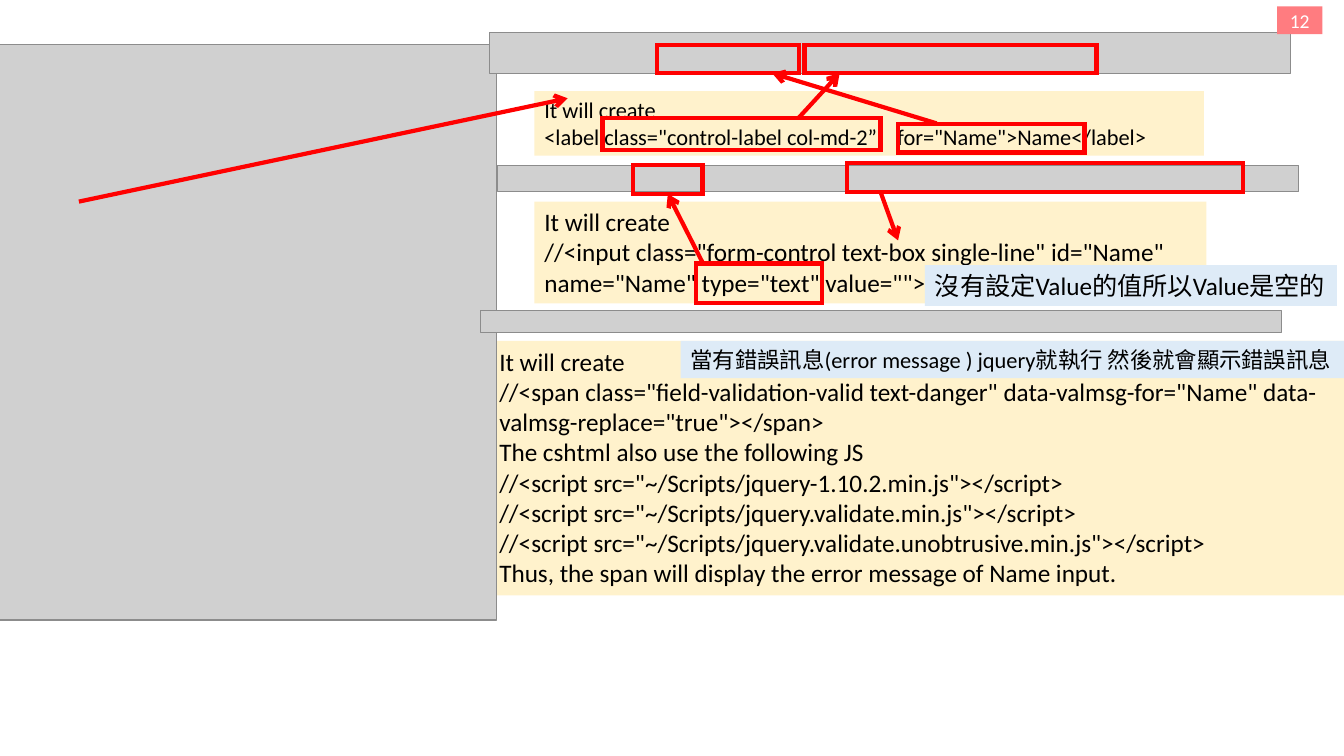
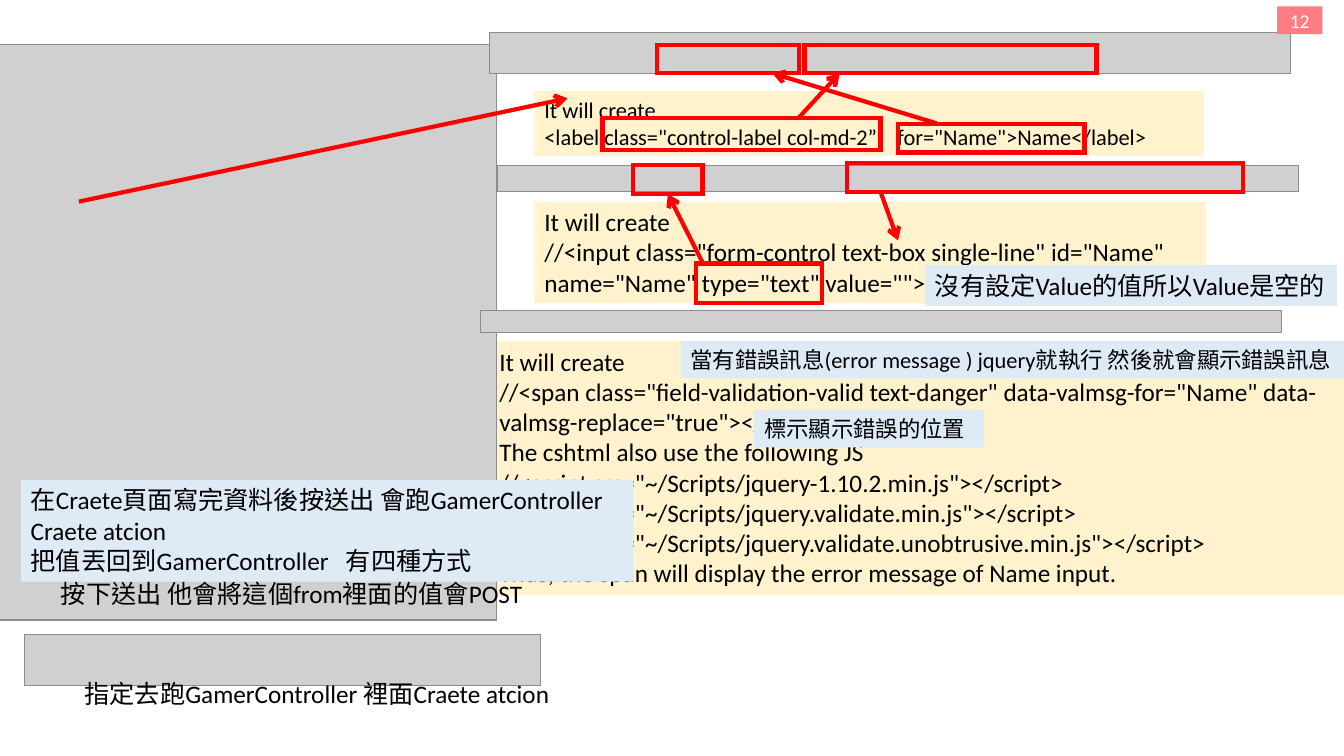
Before and after one commit to f85084/MVC, a slide deck: slide 8 of 筆記.pptx (slide 9 before the commit). Drawn at 1344x756 pixels with LibreOffice and Linux fonts; fonts in the diff are those of the drawing; grey boxes stand for pictures. Boxes give left, top, right and bottom in pixels: in the first picture for what was removed or moved away, otherwise in the second. Text is boxed around its words. In the diff, an @@ line names an element or a change of style, - is before the commit and + after.

```diff
--- a/筆記.pptx
+++ b/筆記.pptx
@@ rectangle added at [754,410,984,448], fill #DEEBF7, 16 pt, text #000000 @@
+標示顯示錯誤的位置
@@ rectangle added at [21,480,634,582], fill #DEEBF7, 18 pt, text #000000 @@
+在Craete頁面寫完資料後按送出 會跑GamerController Craete atcion
+把值丟回到GamerController 有四種方式
@@ text added at [61,581,522,609], 18 pt, text #000000 @@
+按下送出 他會將這個from裡面的值會POST
@@ picture added at [24,634,540,686] @@
@@ text added at [85,681,549,709], 18 pt, text #000000 @@
+指定去跑GamerController 裡面Craete atcion
```
Also in this commit, not shown: 22 other slides changed, 1 slide added, 3 slides removed, 22 other files.
